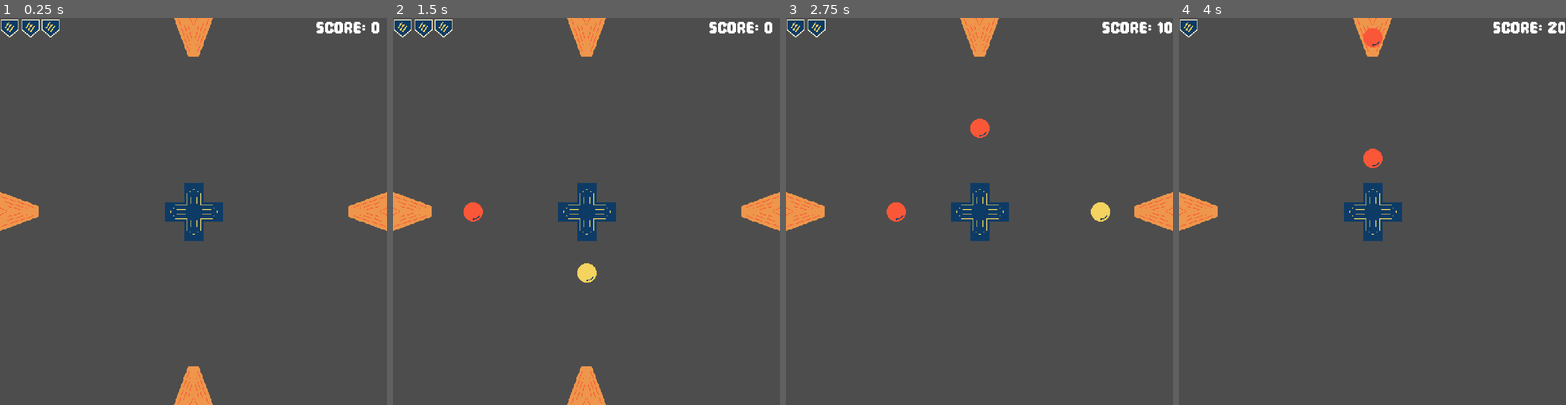
Above: before the commit, frames 1-4 (left to right).
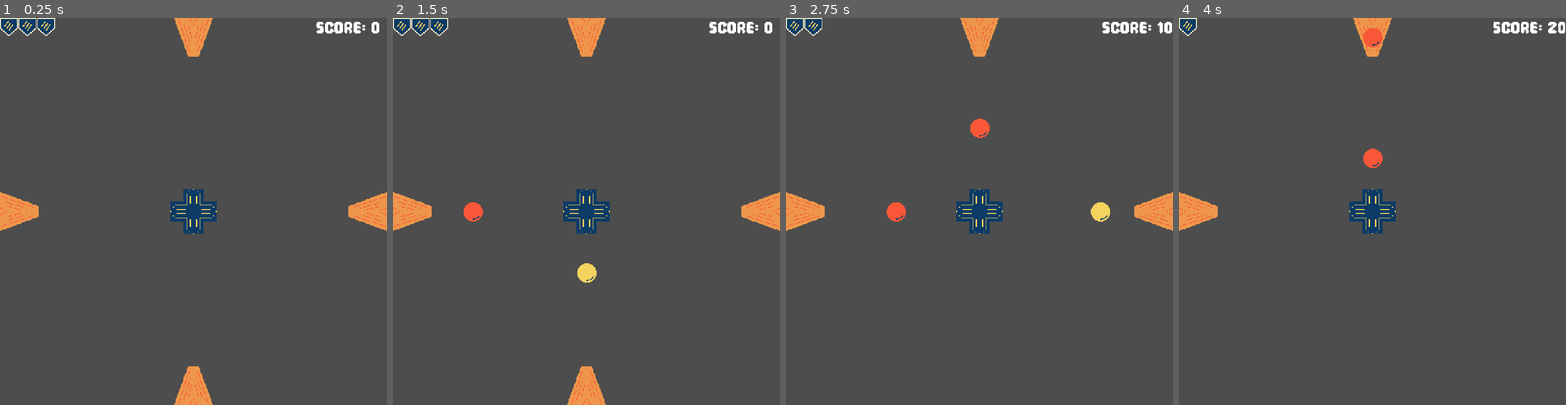
Above: after the commit, the same moments.

Repository: skain/incremental-outpost
Game: Godot game, scene res://scenes/main.tscn
The game is run twice, just before and just after one commit, with the same random seed, the same clock (stepped at 60 frames per second) and the same inputs.
Inputs:
- Up to frame 1 (0.25 s): no input
- Up to frame 2 (1.5 s): tap Enter at 0.5 s; hold Right (fire_right) 0.53-1.28 s; hold Down (fire_down) from 1.28 s (still down)
- Up to frame 3 (2.75 s): release Down (fire_down) at 2.03 s; hold Right (fire_right) from 2.03 s (still down)
- Up to frame 4 (4 s): release Right (fire_right) at 2.78 s; hold Up (fire_up) 2.78-3.53 s; hold Left (fire_left) from 3.53 s (still down)

The runs differ from the first frame. In frame 1, 0.8% of the frame differs, in the area x 0-58%, y 0-58%; in frame 2, 0.8%; in frame 3, 0.7%; in frame 4, 0.6%.

Commit message:
Crop sprites

Diff:
--- a/scenes/player.tscn
+++ b/scenes/player.tscn
@@ -19,7 +19,7 @@
 "
 
 [sub_resource type="RectangleShape2D" id="RectangleShape2D_qhqgy"]
-size = Vector2(63, 64)
+size = Vector2(52.666668, 50.666668)
 
 [node name="Player" type="Area2D"]
 scale = Vector2(3, 3)
@@ -32,24 +32,24 @@
 script = SubResource("GDScript_qhqgy")
 
 [node name="CollisionShape2D" type="CollisionShape2D" parent="."]
-position = Vector2(-0.16666667, 0)
+position = Vector2(-4.7683716e-07, 9.536743e-07)
 shape = SubResource("RectangleShape2D_qhqgy")
 
 [node name="Shields" type="Node2D" parent="."]
 
 [node name="TopShield" parent="Shields" instance=ExtResource("3_qhqgy")]
-position = Vector2(0, -10)
+position = Vector2(0, -40)
 
 [node name="RightShield" parent="Shields" instance=ExtResource("3_qhqgy")]
-position = Vector2(10, 0)
+position = Vector2(40, 0)
 rotation = 1.5707964
 
 [node name="BottomShield" parent="Shields" instance=ExtResource("3_qhqgy")]
-position = Vector2(0, 10)
+position = Vector2(0, 40)
 rotation = 3.1415927
 
 [node name="LeftShield" parent="Shields" instance=ExtResource("3_qhqgy")]
-position = Vector2(-10, 0)
+position = Vector2(-40, 0)
 rotation = 4.712389
 
 [connection signal="area_entered" from="." to="." method="_on_area_entered"]
--- a/scenes/shield.tscn
+++ b/scenes/shield.tscn
@@ -12,7 +12,7 @@
 script = ExtResource("1_ohv3a")
 
 [node name="CollisionShape2D" type="CollisionShape2D" parent="."]
-position = Vector2(0, -29.5)
+position = Vector2(0, -3)
 shape = SubResource("RectangleShape2D_ohv3a")
 
 [node name="Sprite2D" type="Sprite2D" parent="."]
Binary file changed: assets/Shield.png
Binary file changed: assets/health.png
Binary file changed: assets/player.png
Not shown, changed: pixelorama/Shield.pxo
Not shown, changed: pixelorama/health.pxo
Not shown, changed: pixelorama/player.pxo
